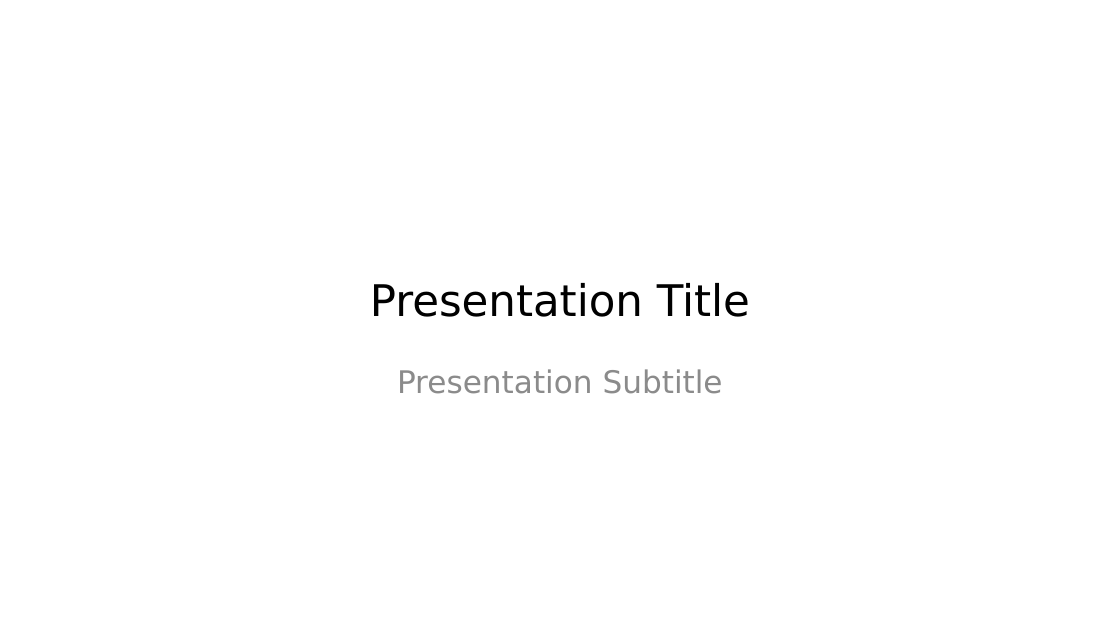
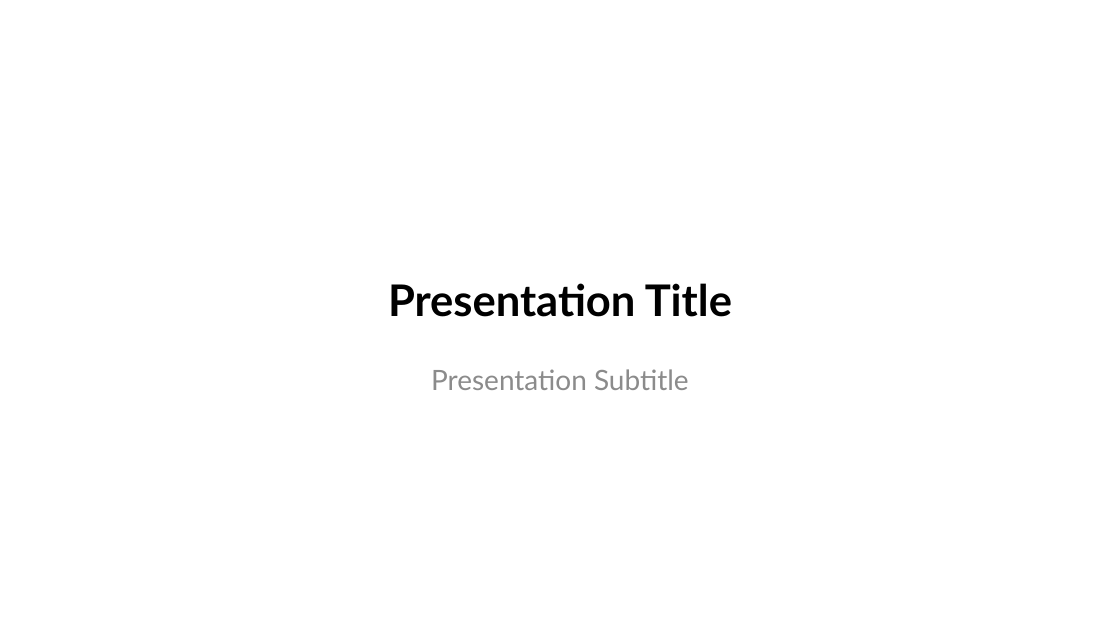
Before and after one commit to lmu-osc/train-the-trainer-test-repo-separate-slidedeck-zenodo, a slide deck: slide 1 of working-template.pptx. Drawn at 1120x630 pixels with LibreOffice and Linux fonts; fonts in the diff are those of the drawing; background and template pictures are left out. Boxes give left, top, right and bottom in pixels: in the first picture for what was removed or moved away, otherwise in the second. Text is boxed around its words. In the diff, an @@ line names an element or a change of style, - is before the commit and + after.

Commit message:
Change font style to Aptos

```diff
--- a/working-template.pptx
+++ b/working-template.pptx
@@ title "Presentation Title" at [388, 283, 732, 317]: font DejaVu Sans to Lato, bold on @@
@@ subtitle "Presentation Subtitle" at [431, 369, 689, 390]: size 20 to 18 pt, font DejaVu Sans to Lato @@
```
Also in this commit, not shown: 3 other slides changed.
